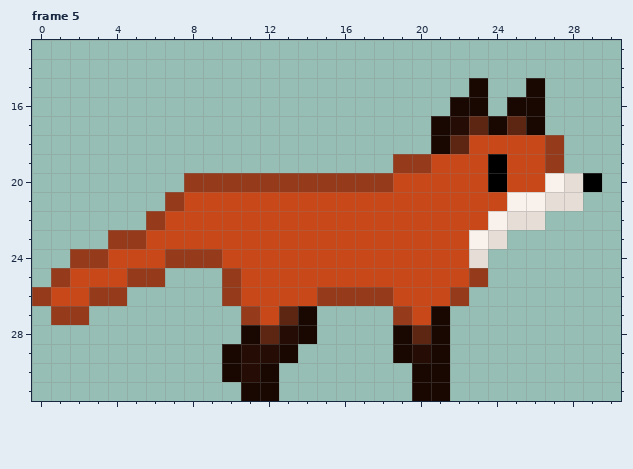
Pixel-art file: Assets/Sprites/fox.aseprite. Above is the file before it was changed.
32x32 pixels, 5 frames. Shown: frame 5: x 0..30, y 13..31. The commit also changed other frames, which this record leaves out.
Now the later version:
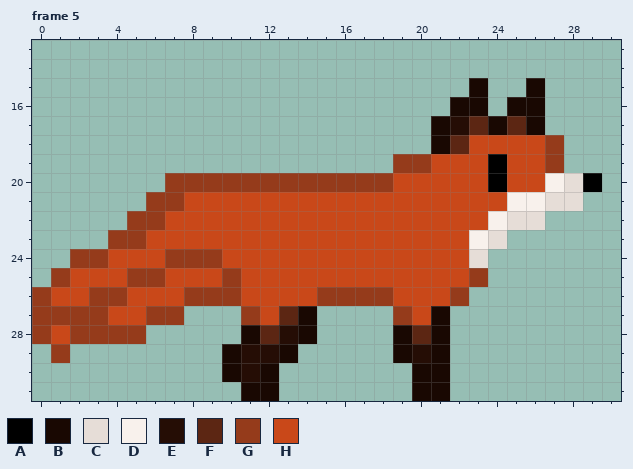
Palette (. is transparent): A #000000  B #190802  C #e6ddd7  D #f8f1ec  E #250d05  F #5c2613  G #953b1b  H #c94819
Changes in this commit:
layer "tail4" added
layer "tail3" added
Frame 5, layers "tail3", "tail4":
y 20: x 7 . -> G
y 21: x 6 . -> G
y 22: x 5 . -> G
y 25: x 7..9 ... -> HHH
y 26: x 5..9 ..... -> HHHGG
y 27: x 0 . -> G; x 3..7 ..... -> GHHGG
y 28: x 0..5 ...... -> GHGGGG
y 29: x 1 . -> G
